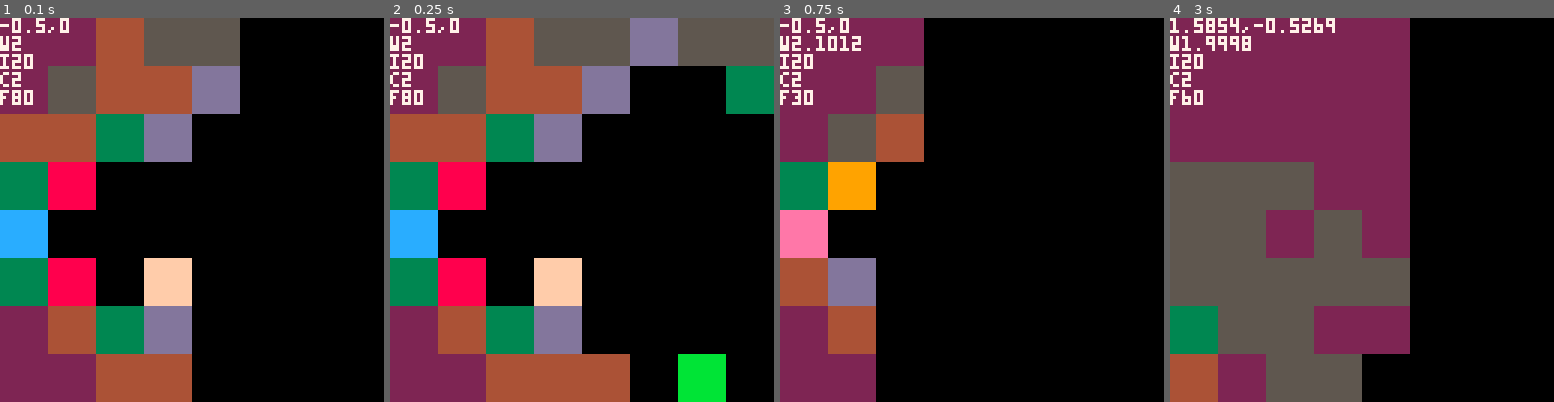
Above: before the commit, frames 1-4 (left to right).
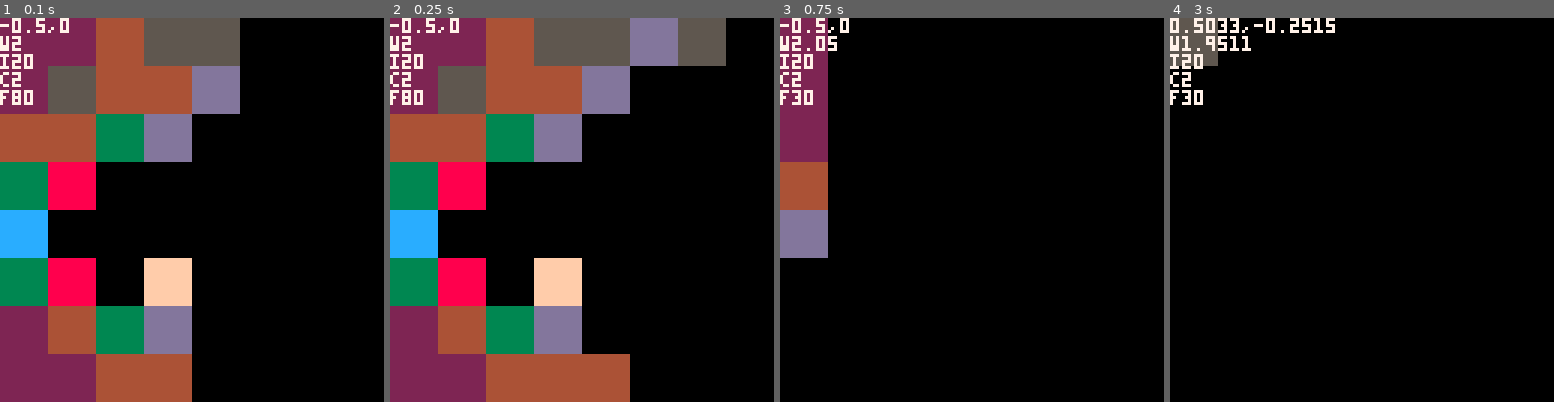
Above: after the commit, the same moments.

Repository: jcwilk/mandel1
Game: PICO-8 cartridge mandel1.p8
The game is run twice, just before and just after one commit, with the same random seed, the same clock (stepped at 60 frames per second) and the same inputs.
Inputs:
- Up to frame 1 (0.1 s): no input
- Up to frame 2 (0.25 s): no input
- Up to frame 3 (0.75 s): tap X (X key) at 0.33 s; tap O (Z key) at 0.7 s
- Up to frame 4 (3 s): tap X (X key) at 1.07, 1.85, 2.97 s; hold Right 1.6-2.1 s; tap O (Z key) every 0.4 s from 1.7 to 2.9 s; hold Up 2.15-2.42 s; hold Right from 2.47 s (still down)

Frame 1 is identical in both runs. In frame 2, 4.7% of the frame differs, in the area x 75-100%, y 0-100%; in frame 3, 23%; in frame 4, 60%, in the area x 0-63%, y 0-100%.

Commit message:
Maybe infinite zoom is working? way too slow
Giving up at this point, but fun getting at least this far

Diff:
--- a/mandel1.p8
+++ b/mandel1.p8
@@ -5,20 +5,23 @@
 
 iterations=20
 cutoff=2
-camx=-.5
-camy=0
-cam_width=2
+camxy=complex({-.5},{0})
+cam_width=complex({2},{0})
 colors={1,2,5,4,3,13,9,8,14,6,15,12,11,10,7}
-zoom_ratio=1.025
+zoom_ratio=complex({1.025},{0})
+inverse_zoom_ratio=complex({1/1.025},{0})
 move_amount=1/32
 
+scren_mult=complex({1/63.5},{0})
+complex_neg_one=complex({-1},{0})
+complex_half=complex({1/2},{0})
 function mandel(screenx,screeny)
- local x=(screenx/63.5 - 1)
- local y=(screeny/63.5 - 1)
- x=camx + x*cam_width/2
- y=camy + y*cam_width/2
- local c=complex({x},{y})
- local z=complex({0},{0},1)
+ local x=screenx/63.5-1
+ local y=screeny/63.5-1
+ local xoffsets=(complex({x/2},{0})*cam_width).x
+ local yoffsets=(complex({y/2},{0})*cam_width).x
+ local c=camxy+complex(xoffsets,yoffsets)
+ local z=complex({0},{0},#cam_width.x)
  for i=1,iterations do
   if #z > cutoff then
    return colors[1+flr(i/iterations*15+rnd()-.5)]
@@ -61,7 +64,7 @@
  if settings_active then
   if btn(0) then
    moved=true
-   iterations/=zoom_ratio
+   iterations*=inverse_zoom_ratio
   end
   if btn(1) then
    moved=true
@@ -69,40 +72,37 @@
   end
   if btn(2) then
    moved=true
-   cutoff*=zoom_ratio
+   cutoff*=zoom_ratio.x[1]
   end
   if btn(3) then
    moved=true
-   cutoff/=zoom_ratio
+   cutoff/=zoom_ratio.x[1]
   end
  else
   if btn(0) then
    moved=true
-   camx-=cam_width*move_amount
+   camxy+=complex_neg_one*cam_width*complex({move_amount},{0})
   end
 	 if btn(1) then
    moved=true
-   camx+=cam_width*move_amount
+   camxy+=cam_width*complex({move_amount},{0})
   end
   if btn(2) then
    moved=true
-   camy-=cam_width*move_amount
+   camxy+=complex_neg_one*cam_width*complex({0},{move_amount})
   end
   if btn(3) then
    moved=true
-   camy+=cam_width*move_amount
+   camxy+=cam_width*complex({0},{move_amount})
   end
  end
  if btn(4) then
-  new_cam_width=cam_width/zoom_ratio
-  if new_cam_width > 0x0000.0040 then
-   cam_width=new_cam_width
-   moved=true
-  end
+  cam_width*=inverse_zoom_ratio
+  moved=true
  end
  if btn(5) then
   new_cam_width=cam_width*zoom_ratio
-  if new_cam_width > 0 then
+  if new_cam_width.x[1] > 0 then
    cam_width=new_cam_width
    moved=true
   end
@@ -129,8 +129,8 @@
   if debug_val == 1 then
    rectfill(0,0,80,30,0)
   end
-  print(camx..","..camy,0,0,7)
-  print("w"..cam_width,0,6,7)
+  print(camxy.x[1]..","..camxy.y[1],0,0,7)
+  print("w"..cam_width.x[1],0,6,7)
   print("i"..iterations,0,12,7)
   print("c"..cutoff,0,18,7)
   print("f"..stat(7),0,24,7)
